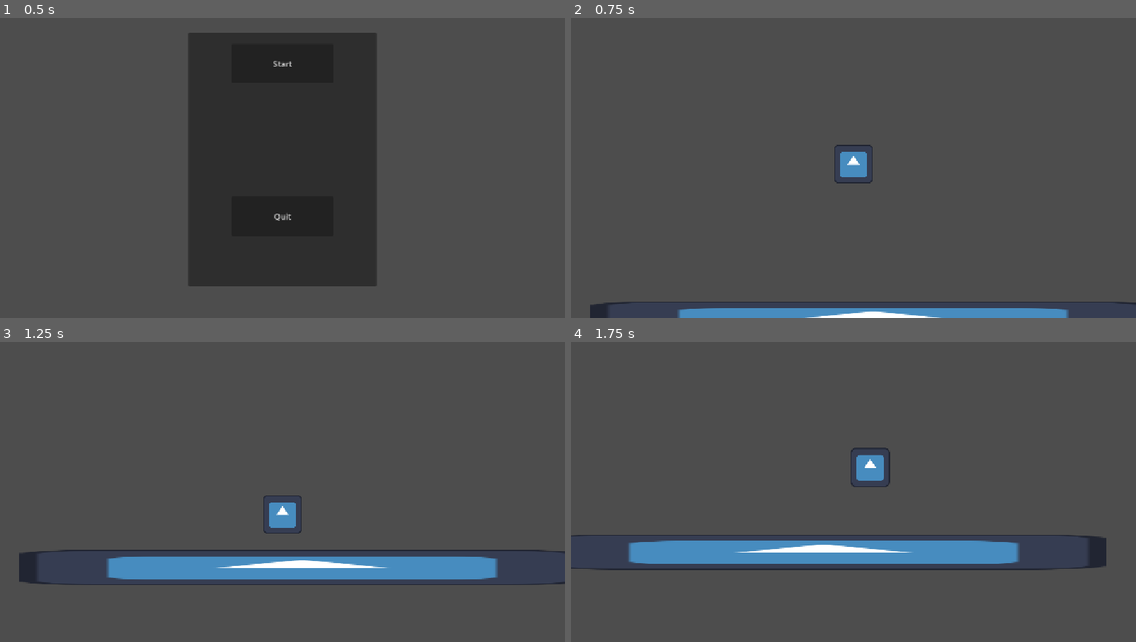
Above: before the commit, frames 1-4 (two rows, left to right).
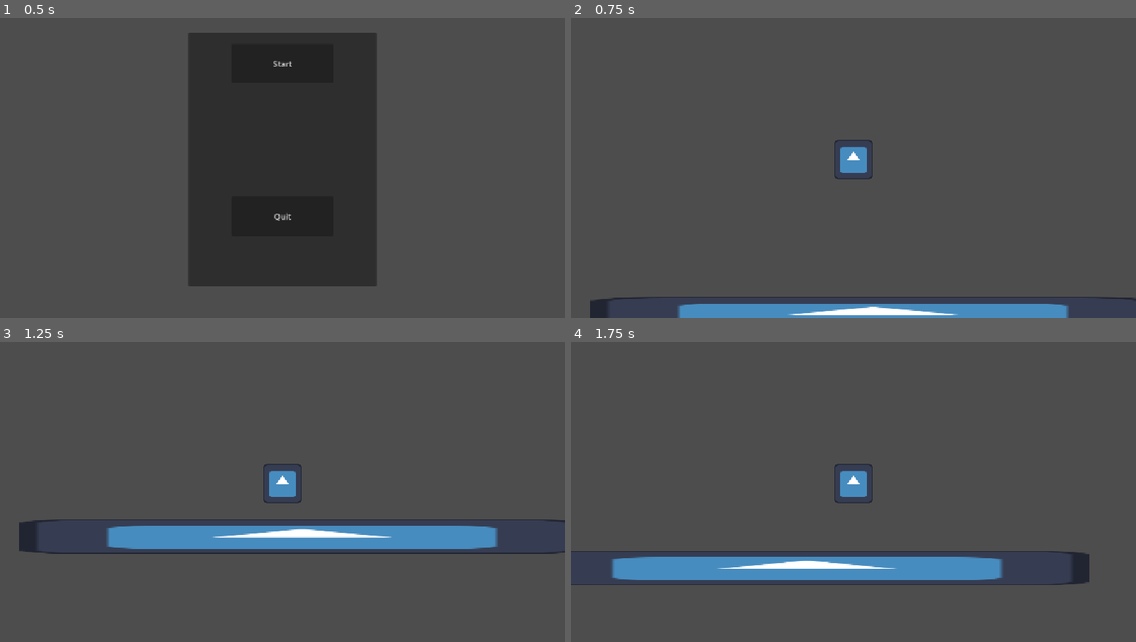
Above: after the commit, the same moments.

Repository: JamesGamesOfficial/James-And-Ryan
Game: Godot game, scene res://scenes/non_playables/start_screen.tscn
Two runs of this game, one before a commit and one after it. Both use one fixed random seed, a clock stepped at 60 frames per second and the inputs below. The engine's default icon, where the game draws it, is replaced by a stand-in: a white triangle on a blue panel in a dark square.
Inputs (mouse positions are in pixels of both pictures, inside the frame that each line leads up to):
- Up to frame 1 (0.5 s): no input
- Up to frame 2 (0.75 s): click "Start" at 0.5 s
- Up to frame 3 (1.25 s): no input
- Up to frame 4 (1.75 s): tap Enter (ui_accept) at 1.25, 1.52 s; move the mouse to (977, 468) at 1.27 s; hold D (right) from 1.28 s (still down)

Frame 1 is identical in both runs. In frame 2, 2.5% of the frame differs, in the area x 3-100%, y 40-100%; in frame 3, 14%, in the area x 3-100%, y 40-81%; in frame 4, 9.8%.

Commit message:
Added Game Over screen and updated player script

Diff:
--- a/project.godot
+++ b/project.godot
@@ -19,6 +19,11 @@
 
 window/stretch/mode="canvas_items"
 window/stretch/aspect="expand"
+
+[global_group]
+
+"kill floor"=""
+player=""
 
 [input]
 
--- a/scenes/characters/player.tscn
+++ b/scenes/characters/player.tscn
@@ -3,9 +3,13 @@
 [ext_resource type="Script" uid="uid://b7f8p1qw71lwt" path="res://scripts/player.gd" id="1_rp718"]
 [ext_resource type="Texture2D" uid="uid://bpl8tdlwbwmd0" path="res://sprites/others/icon.svg" id="2_76oj4"]
 [ext_resource type="PackedScene" uid="uid://boi0ajy6eoydf" path="res://scenes/menus/pause_menu.tscn" id="3_dyp2m"]
+[ext_resource type="PackedScene" uid="uid://b8gbloxuebxpd" path="res://scenes/menus/game_over.tscn" id="4_dyp2m"]
 
 [sub_resource type="RectangleShape2D" id="RectangleShape2D_g4v7s"]
 size = Vector2(80, 80)
+
+[sub_resource type="RectangleShape2D" id="RectangleShape2D_yf5fn"]
+size = Vector2(96, 96)
 
 [node name="Player" type="CharacterBody2D" unique_id=670483687]
 script = ExtResource("1_rp718")
@@ -22,7 +26,6 @@
 shape = SubResource("RectangleShape2D_g4v7s")
 
 [node name="Camera2D" type="Camera2D" parent="." unique_id=723449941]
-position_smoothing_enabled = true
 position_smoothing_speed = 7.5
 
 [node name="PauseMenu" parent="Camera2D" unique_id=716089658 instance=ExtResource("3_dyp2m")]
@@ -31,3 +34,19 @@
 offset_top = -320.0
 offset_right = -576.0
 offset_bottom = -320.0
+
+[node name="GameOver" parent="Camera2D" unique_id=1153967106 instance=ExtResource("4_dyp2m")]
+visible = false
+offset_left = -576.0
+offset_top = -320.0
+offset_right = -576.0
+offset_bottom = -320.0
+
+[node name="Area2D" type="Area2D" parent="." unique_id=644714805 groups=["player"]]
+collision_layer = 2
+collision_mask = 2
+
+[node name="CollisionShape2D" type="CollisionShape2D" parent="Area2D" unique_id=1858797196 groups=["player"]]
+shape = SubResource("RectangleShape2D_yf5fn")
+
+[connection signal="body_entered" from="Area2D" to="." method="_on_area_2d_body_entered"]
--- /dev/null
+++ b/scenes/menus/game_over.tscn
@@ -0,0 +1,53 @@
+[gd_scene format=3 uid="uid://b8gbloxuebxpd"]
+
+[ext_resource type="Script" uid="uid://dboa0hjm1sskn" path="res://scripts/game_over.gd" id="1_ujjcl"]
+
+[node name="GameOver" type="Control" unique_id=1153967106]
+process_mode = 3
+layout_mode = 3
+anchors_preset = 15
+anchor_right = 1.0
+anchor_bottom = 1.0
+grow_horizontal = 2
+grow_vertical = 2
+script = ExtResource("1_ujjcl")
+
+[node name="Panel" type="Panel" parent="." unique_id=1771684936]
+process_mode = 3
+layout_mode = 0
+offset_left = 384.0
+offset_top = 64.0
+offset_right = 768.0
+offset_bottom = 584.0
+
+[node name="Respawn" type="Button" parent="Panel" unique_id=1193478347]
+process_mode = 3
+layout_mode = 0
+offset_left = 88.0
+offset_top = 184.0
+offset_right = 296.0
+offset_bottom = 264.0
+text = "Respawn"
+
+[node name="Quit" type="Button" parent="Panel" unique_id=933763141]
+process_mode = 3
+layout_mode = 0
+offset_left = 88.0
+offset_top = 336.0
+offset_right = 296.0
+offset_bottom = 416.0
+text = "Quit"
+
+[node name="Label" type="Label" parent="Panel" unique_id=1414849479]
+layout_mode = 0
+offset_left = 64.0
+offset_top = 56.0
+offset_right = 320.0
+offset_bottom = 136.0
+theme_override_font_sizes/font_size = 44
+text = "GAME OVER"
+horizontal_alignment = 1
+vertical_alignment = 1
+
+[connection signal="pressed" from="Panel/Respawn" to="." method="_on_respawn_pressed"]
+[connection signal="pressed" from="Panel/Quit" to="." method="_on_quit_pressed"]
--- a/scenes/playables/main.tscn
+++ b/scenes/playables/main.tscn
@@ -29,8 +29,10 @@
 [node name="Player" parent="." unique_id=670483687 instance=ExtResource("2_7ei3m")]
 position = Vector2(536, 280)
 
-[node name="Kill Floor" type="StaticBody2D" parent="." unique_id=1081807381]
+[node name="Kill Floor" type="StaticBody2D" parent="." unique_id=1081807381 groups=["kill floor"]]
+collision_layer = 2
+collision_mask = 2
 
-[node name="CollisionShape2D" type="CollisionShape2D" parent="Kill Floor" unique_id=2124749747]
+[node name="CollisionShape2D" type="CollisionShape2D" parent="Kill Floor" unique_id=2124749747 groups=["kill floor"]]
 position = Vector2(576, 928)
 shape = SubResource("RectangleShape2D_yf5fn")
--- /dev/null
+++ b/scripts/game_over.gd
@@ -0,0 +1,7 @@
+extends Control
+
+func _on_respawn_pressed() -> void:
+	get_tree().reload_current_scene()
+
+func _on_quit_pressed() -> void:
+	get_tree().change_scene_to_file("res://scenes/non_playables/start_screen.tscn")
--- a/scripts/player.gd
+++ b/scripts/player.gd
@@ -25,3 +25,9 @@
 	if Input.is_action_just_pressed("pause"):
 		get_tree().paused = true
 		$Camera2D/PauseMenu.show()
+
+
+func _on_area_2d_body_entered(body: Node2D) -> void:
+	if body.is_in_group("kill floor"):
+		$Camera2D/GameOver.show()
+		get_tree().paused = true
Not shown, removed: extras/git repo starter.txt
Not shown, added: scripts/game_over.gd.uid
